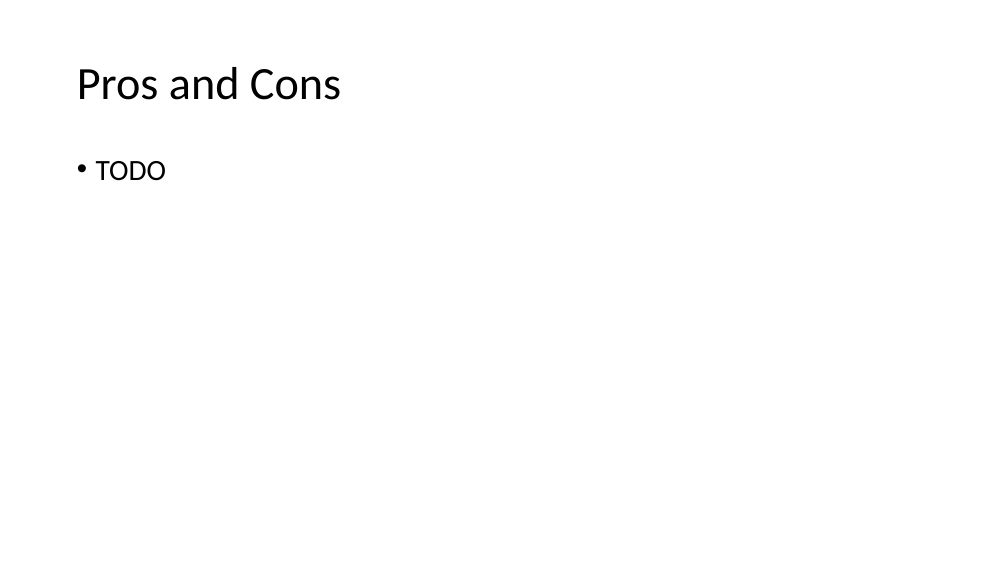
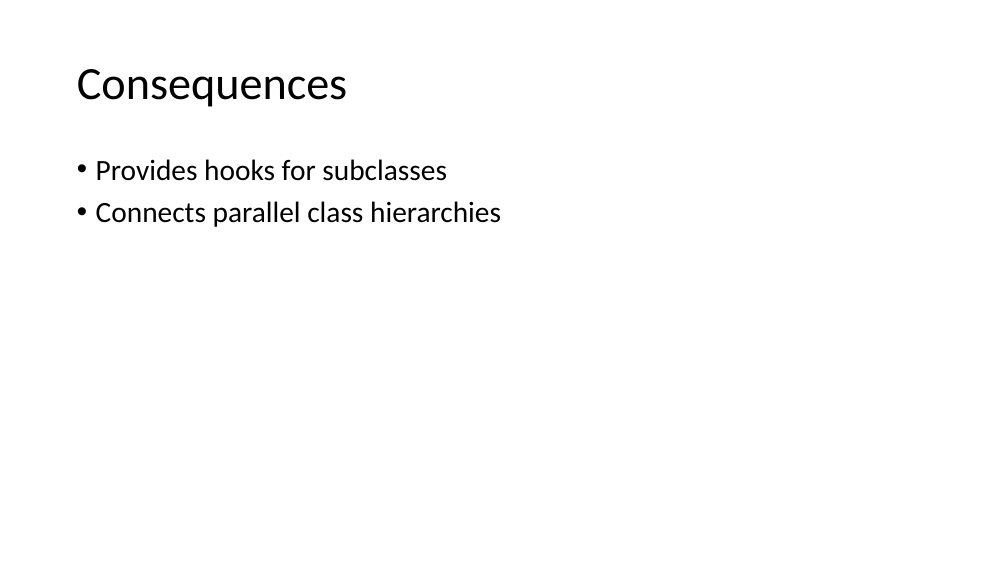
Before and after one commit to crsdrw/patterns, a slide deck: slide 8 of Patterns/docs/Factory Method.pptx. Drawn at 1008x567 pixels with LibreOffice and Linux fonts; fonts in the diff are those of the drawing. Boxes give left, top, right and bottom in pixels: in the first picture for what was removed or moved away, otherwise in the second. Text is boxed around its words. In the diff, an @@ line names an element or a change of style, - is before the commit and + after.

```diff
--- a/Patterns/docs/Factory Method.pptx
+++ b/Patterns/docs/Factory Method.pptx
@@ title at [77,69,347,107]: text changed @@
-Pros and Cons
+Consequences
@@ text at [96,159,501,227]: text changed @@
-• TODO
+• Provides hooks for subclasses
+• Connects parallel class hierarchies
```
Also in this commit, not shown: 1 other slide changed.
